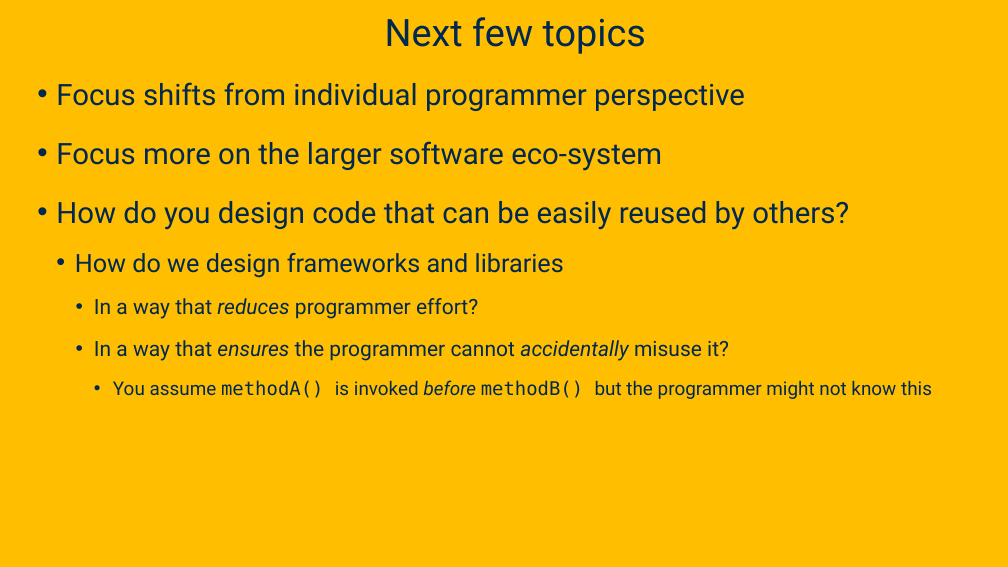
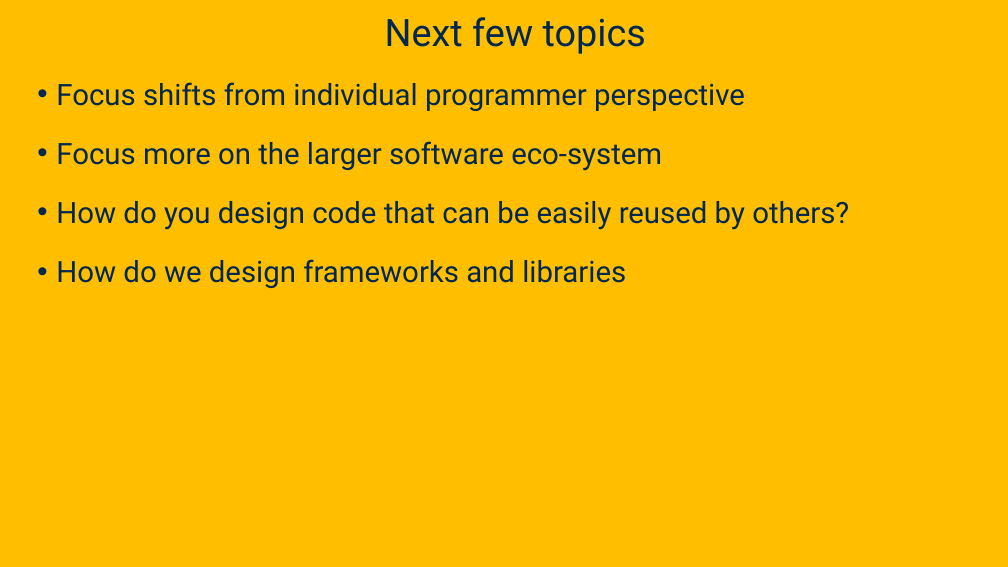
Before and after one commit to davsec-teaching/ECS_160, a slide deck: slide 2 of slides/Reflection.pptx (slide 3 before the commit). Drawn at 1008x567 pixels with LibreOffice and Linux fonts; fonts in the diff are those of the drawing; background and template pictures are left out. Boxes give left, top, right and bottom in pixels: in the first picture for what was removed or moved away, otherwise in the second. Text is boxed around its words. In the diff, an @@ line names an element or a change of style, - is before the commit and + after.

```diff
--- a/slides/Reflection.pptx
+++ b/slides/Reflection.pptx
@@ text at [56, 259, 626, 288]: size 24 to 28 pt in "How do we design frameworks and libraries"; list level 2 to 1 in "How do we design frameworks ..." @@
@@ text at [94, 298, 932, 399]: paragraphs removed @@
-    • In a way that reduces programmer effort?
-    • In a way that ensures the programmer cannot accidentally misuse it?
-      • You assume methodA() is invoked before methodB() but the programmer might not know this
```
Also in this commit, not shown: 15 other slides changed, 22 slides removed, 1 other file.
